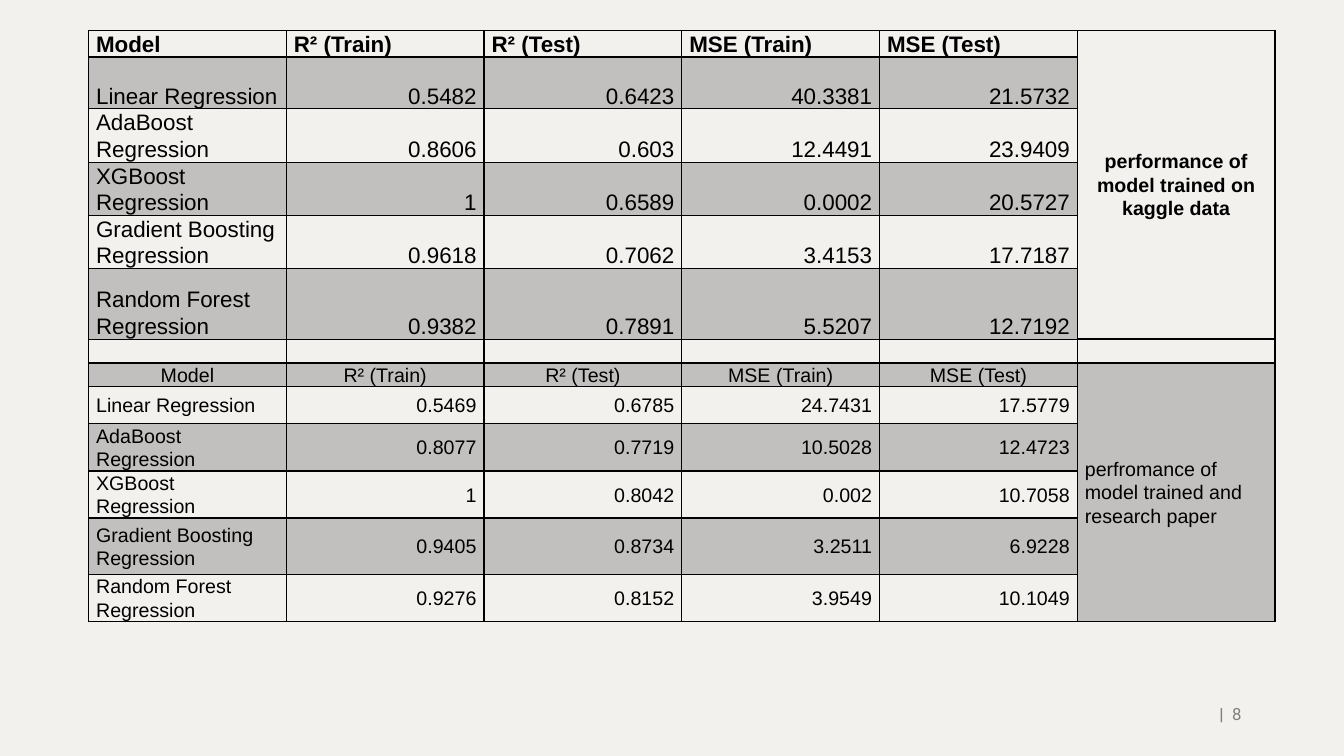
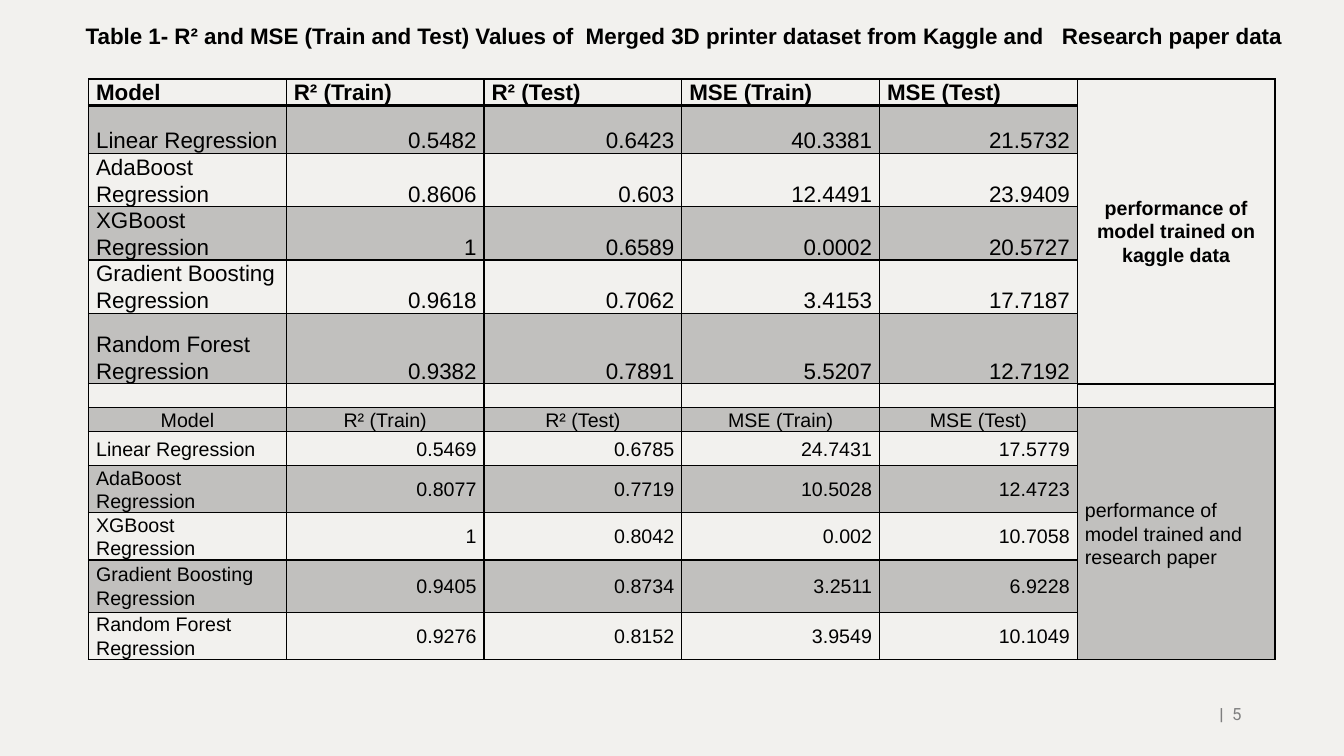
Before and after one commit to Rampal06/CSE-623-ML-Project, a slide deck: slide 5 of ML Project final updated.pptx (slide 8 before the commit). Drawn at 1344x756 pixels with LibreOffice and Linux fonts; fonts in the diff are those of the drawing; background and template pictures are left out. Boxes give left, top, right and bottom in pixels: in the first picture for what was removed or moved away, otherwise in the second. Text is boxed around its words. In the diff, an @@ line names an element or a change of style, - is before the commit and + after.

```diff
--- a/ML Project final updated.pptx
+++ b/ML Project final updated.pptx
@@ text added at [86, 27, 1282, 49], 16 pt, text #000000, bold @@
+Table 1- R² and MSE (Train and Test) Values of Merged 3D printer dataset from Kaggle and Research paper data
@@ table at [89, 79, 1274, 663] @@
-row 8, column 6: perfromance of model trained and research paper
+row 8, column 6: performance of model trained and research paper
@@ table: place and size @@
-table at [89, 30, 1274, 636]
+table at [89, 79, 1274, 663]
@@ page number at [1232, 708, 1241, 720]: text changed @@
-| 8
+| 5
```
Also in this commit, not shown: 6 other slides changed, 10 slides added, 10 slides removed.
